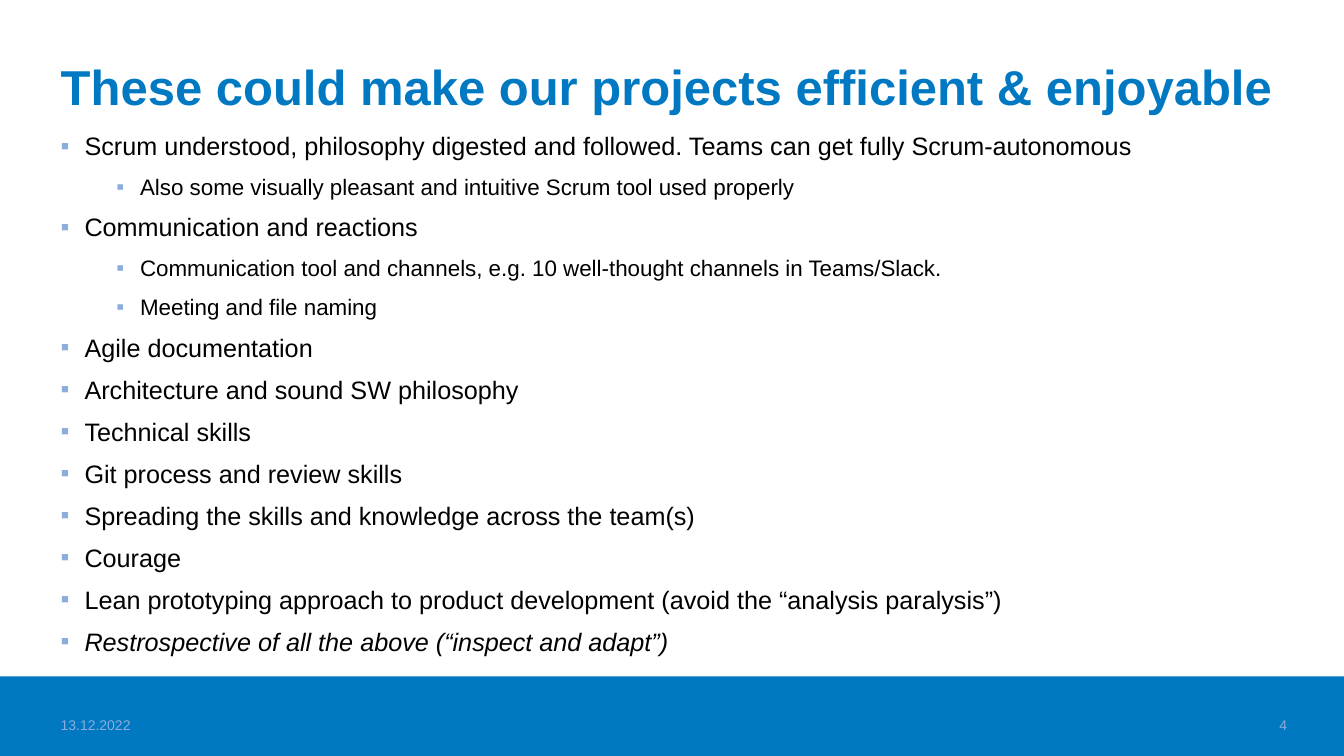
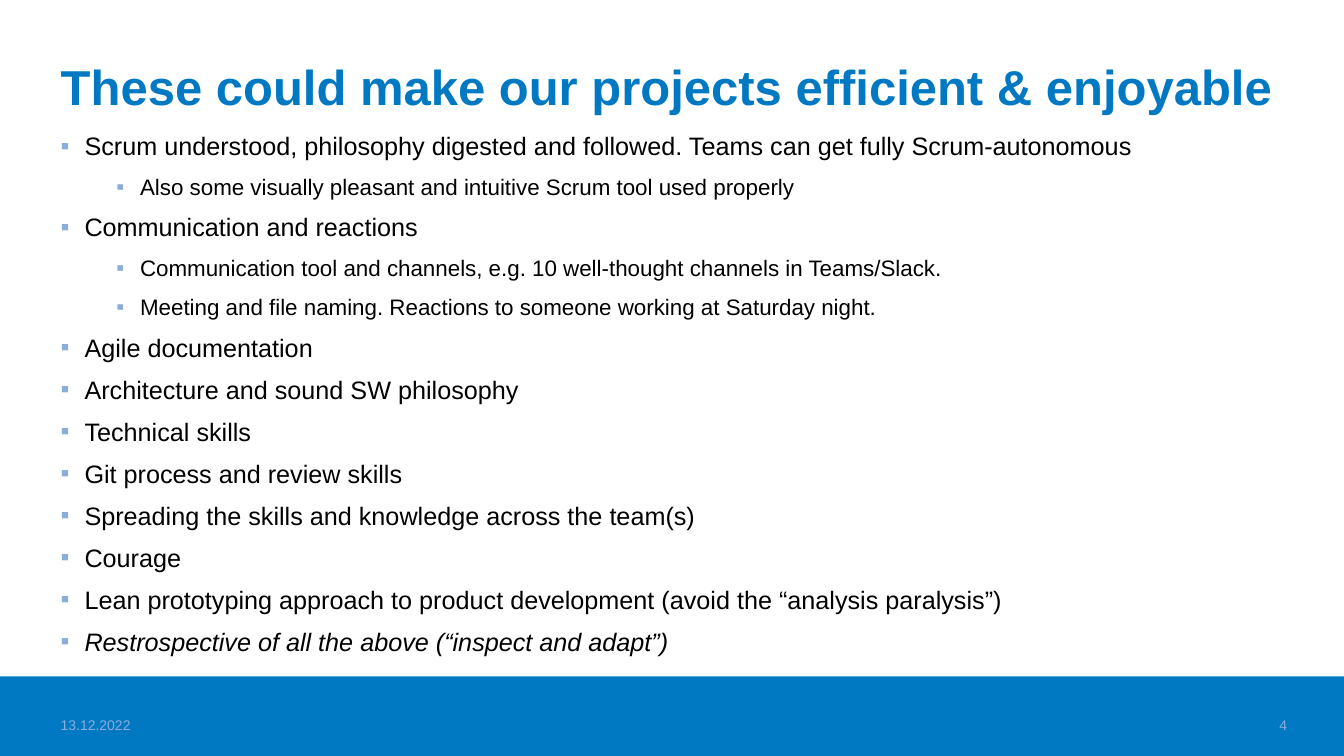
Before and after one commit to haagahelia/ohke-teknologiat, a slide deck: slide 4 of 06_ohjelmistoarkkitehtuurit_ja_patternit/SoftwareProjects_LessonsLearned.pptx. Drawn at 1344x756 pixels with LibreOffice and Linux fonts; fonts in the diff are those of the drawing; background and template pictures are left out. Boxes give left, top, right and bottom in pixels: in the first picture for what was removed or moved away, otherwise in the second. Text is boxed around its words. In the diff, an @@ line names an element or a change of style, - is before the commit and + after.

```diff
--- a/06_ohjelmistoarkkitehtuurit_ja_patternit/SoftwareProjects_LessonsLearned.pptx
+++ b/06_ohjelmistoarkkitehtuurit_ja_patternit/SoftwareProjects_LessonsLearned.pptx
@@ text at (x1=140, y1=298, x2=876, y2=320): text changed @@
-  ▪ Meeting and file naming
+  ▪ Meeting and file naming. Reactions to someone working at Saturday night.
```
Also in this commit, not shown: 1 slide added, 1 other file.
